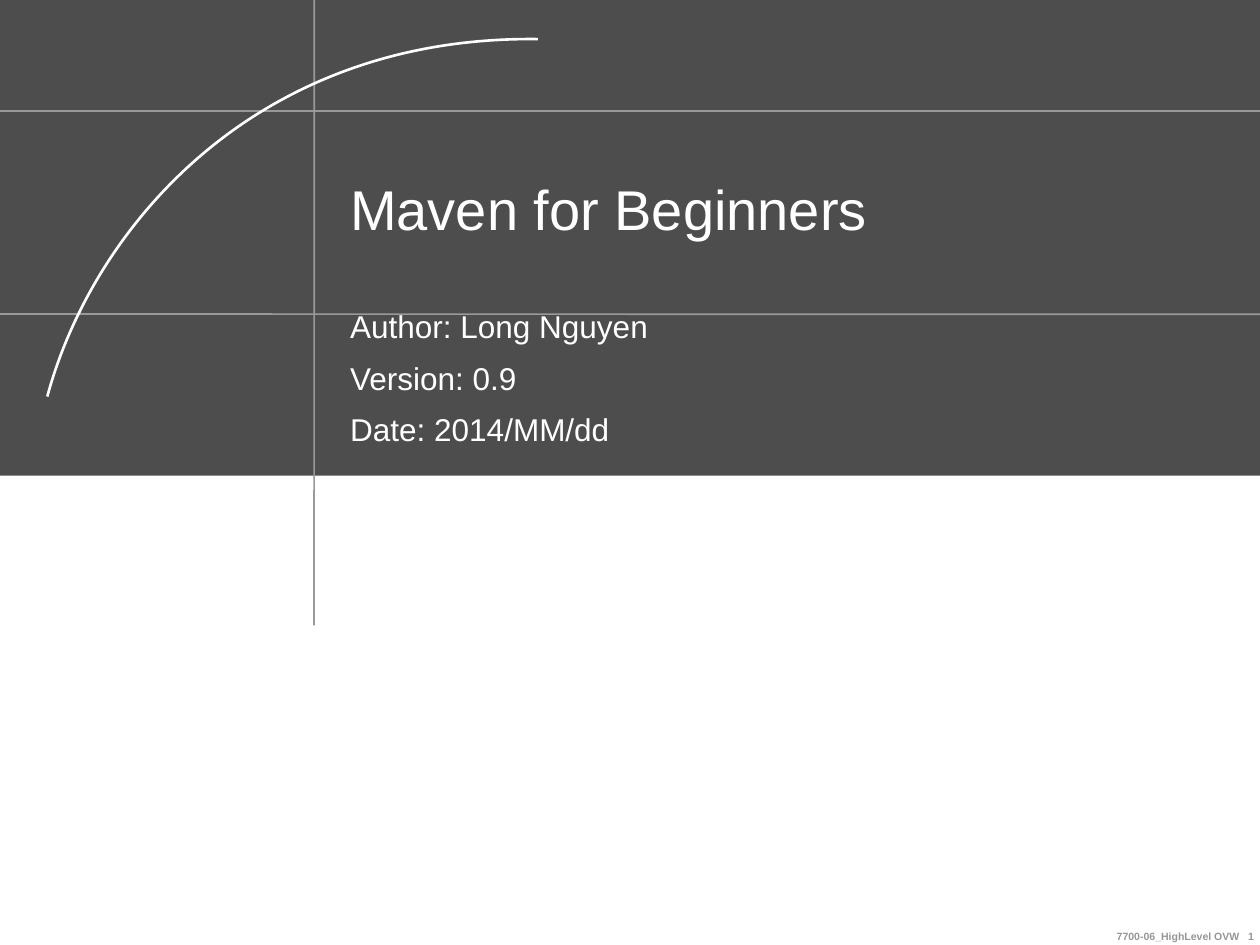
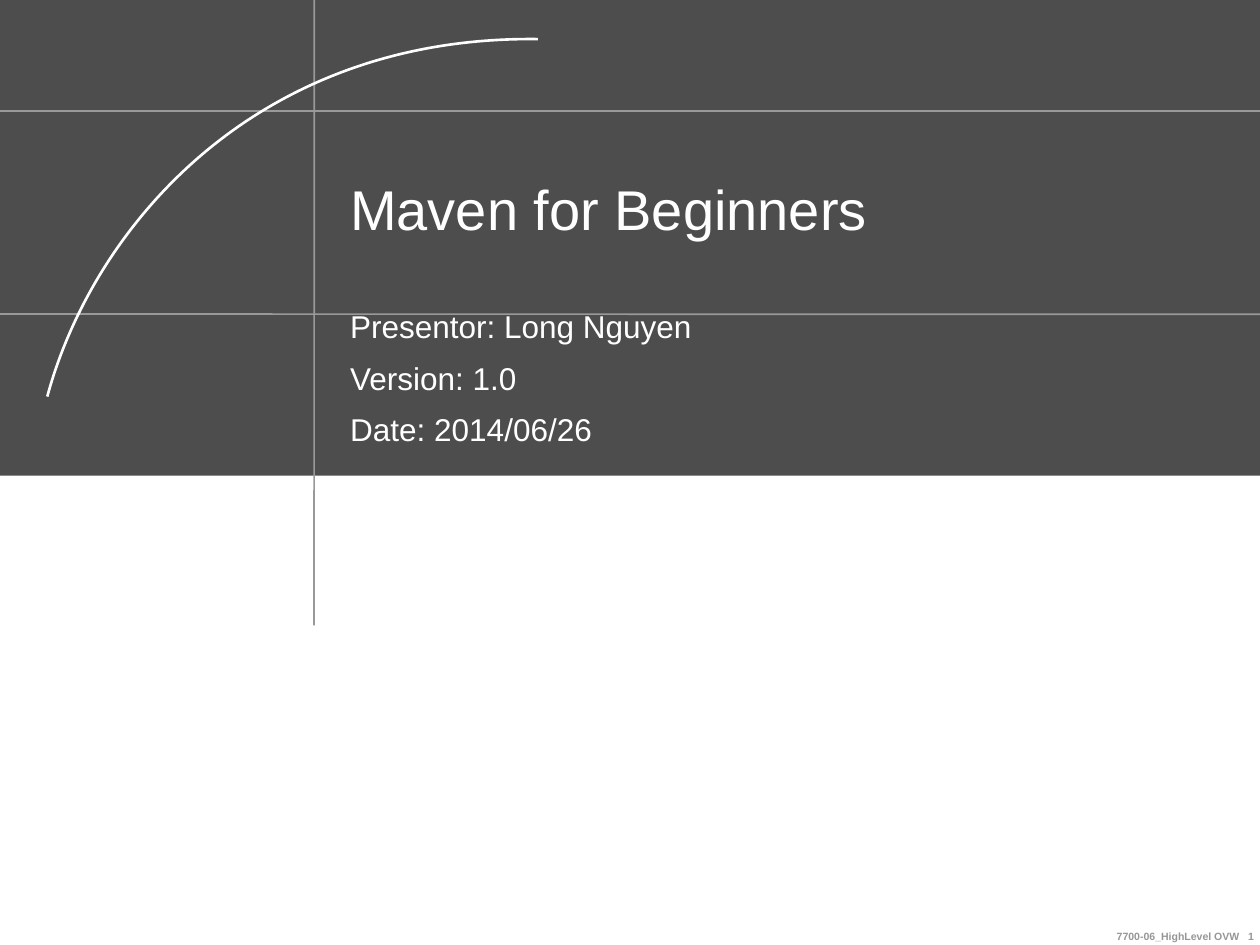
Before and after one commit to ndlongit/longnd-data, a slide deck: slide 1 of Document/Tutorial/Maven for Beginners.ppt. Drawn at 1260x945 pixels with LibreOffice and Linux fonts; fonts in the diff are those of the drawing; background and template pictures are left out. Boxes give left, top, right and bottom in pixels: in the first picture for what was removed or moved away, otherwise in the second. Text is boxed around its words. In the diff, an @@ line names an element or a change of style, - is before the commit and + after.

```diff
--- a/Document/Tutorial/Maven for Beginners.ppt
+++ b/Document/Tutorial/Maven for Beginners.ppt
@@ subtitle at (x1=350, y1=313, x2=692, y2=442): text changed @@
-Author: Long Nguyen
-Version: 0.9
-Date: 2014/MM/dd
+Presentor: Long Nguyen
+Version: 1.0
+Date: 2014/06/26
```
Also in this commit, not shown: 13 other slides changed.
